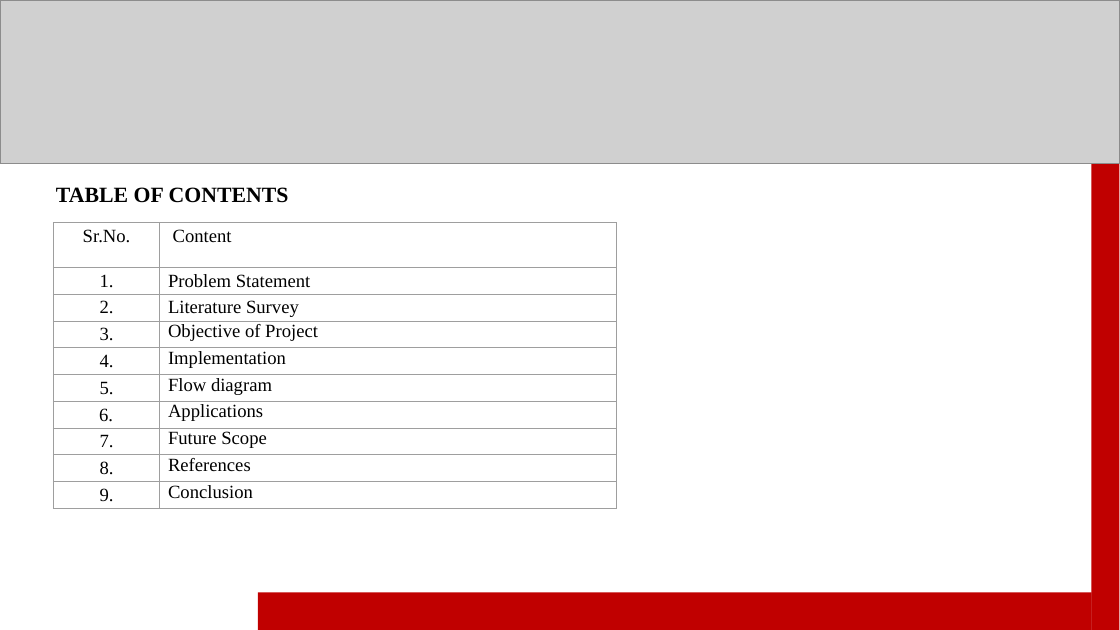
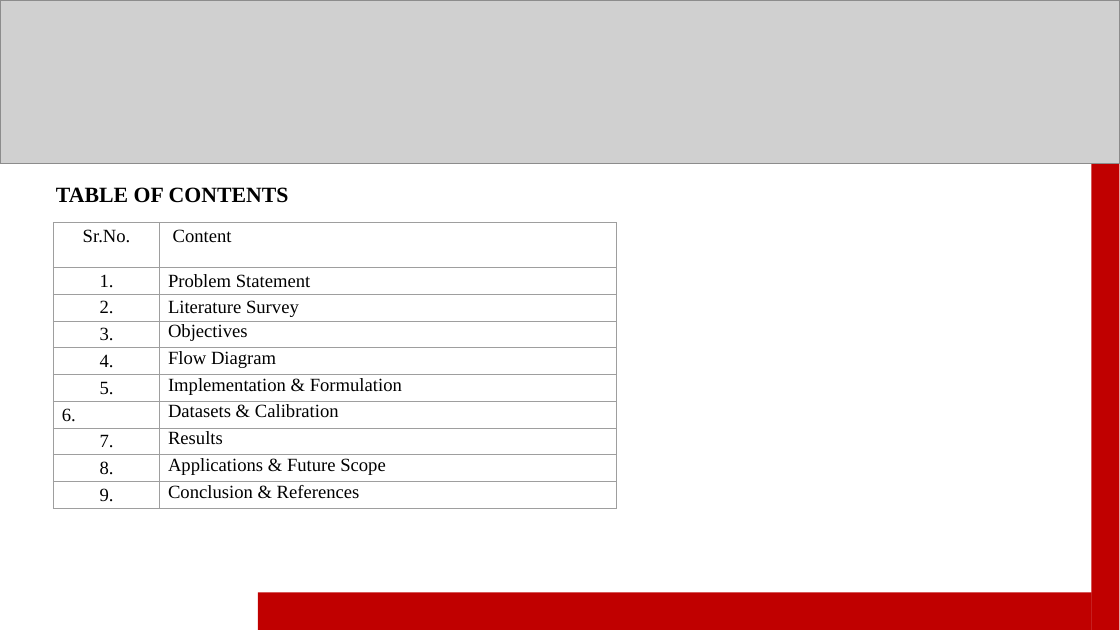
Before and after one commit to sanyyyyoo/InsightDesk, a slide deck: slide 2 of reports/ppt/InsightDesk_final.pptx. Drawn at 1120x630 pixels with LibreOffice and Linux fonts; fonts in the diff are those of the drawing; grey boxes stand for pictures. Boxes give left, top, right and bottom in pixels: in the first picture for what was removed or moved away, otherwise in the second. Text is boxed around its words. In the diff, an @@ line names an element or a change of style, - is before the commit and + after.

```diff
--- a/reports/ppt/InsightDesk_final.pptx
+++ b/reports/ppt/InsightDesk_final.pptx
@@ table at (54, 223, 616, 590) @@
-row 4, column 2: Objective of Project
+row 4, column 2: Objectives
-row 5, column 2: Implementation
+row 5, column 2: Flow Diagram
-row 6, column 2: Flow diagram
+row 6, column 2: Implementation & Formulation
-row 7, column 2: Applications
+row 7, column 2: Datasets & Calibration
-row 8, column 2: Future Scope
+row 8, column 2: Results
-row 9, column 2: References
+row 9, column 2: Applications & Future Scope
-row 10, column 2: Conclusion
+row 10, column 2: Conclusion & References
```
Also in this commit, not shown: 11 other slides changed, 4 other files.
